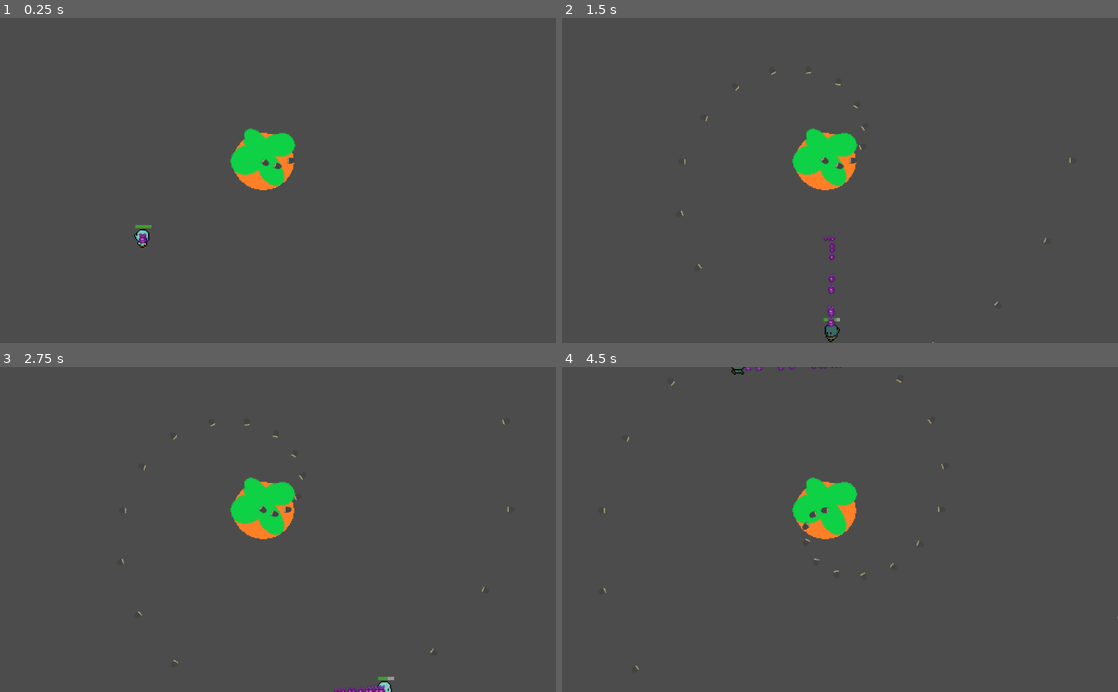
Above: before the commit, frames 1-4 (two rows, left to right).
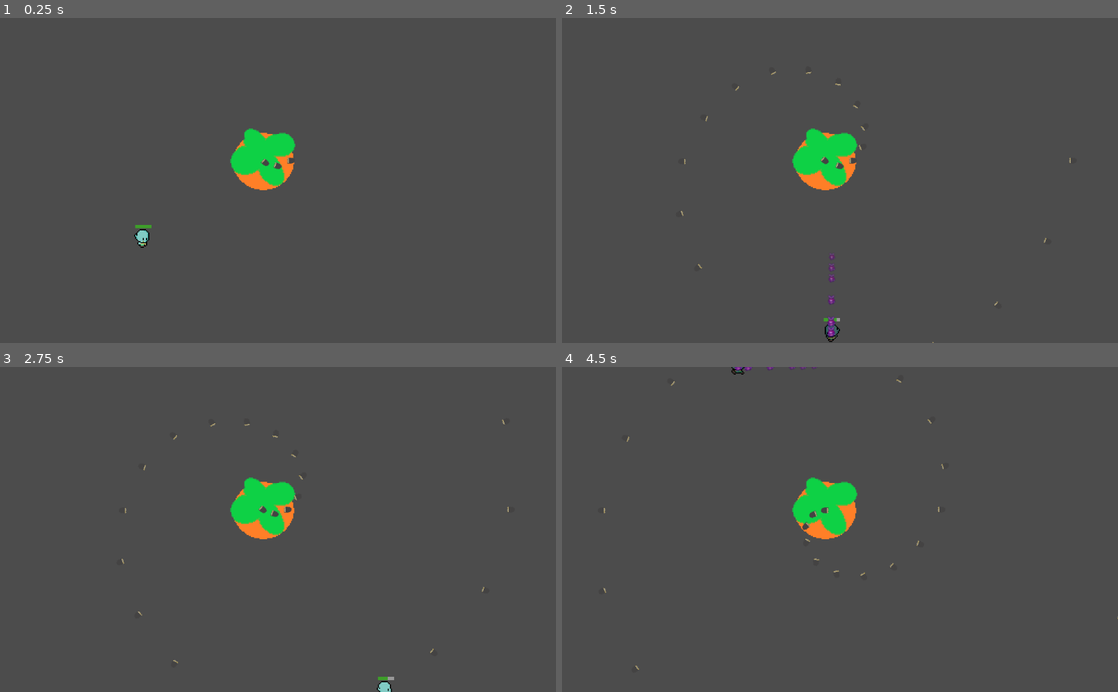
Above: after the commit, the same moments.

Repository: metcalf-putnam/bunny_v_carrot
Game: Godot game, scene res://root.tscn
Same seed, same stepped clock (60 frames per second), same inputs: the game is played once before the commit and once after it.
Inputs:
- Up to frame 1 (0.25 s): no input
- Up to frame 2 (1.5 s): hold Right (ui_right) 0.53-1.28 s; hold Shift (ui_dash) 0.53-1.28 s; hold Down (ui_down) from 1.28 s (still down); tap Shift (ui_dash) at 1.35 s
- Up to frame 3 (2.75 s): release Down (ui_down) at 2.03 s; hold Right (ui_right) from 2.03 s (still down); hold Shift (ui_dash) from 2.03 s (still down)
- Up to frame 4 (4.5 s): release Right (ui_right) at 2.78 s; release Shift (ui_dash) at 2.78 s; hold Up (ui_up) 2.78-3.53 s; tap Shift (ui_dash) at 2.85, 4.35 s; hold Shift (ui_dash) 3.53-4.28 s; hold Left (ui_left) from 3.53 s (still down)

The runs differ from the first frame. In frame 1, less than 0.1% of the frame differs, in the area x 24-27%, y 66-70%; in frame 2, 0.2%, in the area x 47-50%, y 67-99%; in frame 3, 0.1%; in frame 4, less than 0.1%.

Commit message:
dash trail tweaks

Diff:
--- a/player/player.gd
+++ b/player/player.gd
@@ -19,6 +19,7 @@
 
 
 func _ready():
+	$CPUParticles2D.emitting = false
 	animationState = $AnimationTree["parameters/playback"]
 	$HealthBar.value = health
 	screen_size = get_viewport_rect().size
@@ -52,7 +53,7 @@
 
 
 func dash():
-	# TODO: add trail effect
+	$CPUParticles2D.emitting = true
 	state = State.DASHING
 	$Sprite.modulate = dash_modulate
 	$Tween.interpolate_property(self, "speed",
@@ -60,6 +61,7 @@
 			Tween.TRANS_ELASTIC, Tween.EASE_IN)
 	$Tween.start()
 	yield($Tween, "tween_completed")
+	$CPUParticles2D.emitting = false
 	if state == State.INACTIVE:
 		return
 	state = State.ACTIVE
--- a/player/player.tscn
+++ b/player/player.tscn
@@ -304,6 +304,9 @@
 particles_anim_v_frames = 1
 particles_anim_loop = false
 
+[sub_resource type="Gradient" id=36]
+colors = PoolColorArray( 1, 1, 1, 1, 1, 1, 1, 0.0901961 )
+
 [node name="player" type="KinematicBody2D" groups=[
 "player",
 ]]
@@ -318,7 +321,7 @@
 texture = ExtResource( 2 )
 vframes = 8
 hframes = 6
-frame = 30
+frame = 12
 
 [node name="AnimationPlayer" type="AnimationPlayer" parent="."]
 anims/idle_left = SubResource( 2 )
@@ -380,6 +383,6 @@
 local_coords = false
 texture = ExtResource( 5 )
 gravity = Vector2( 0, 0 )
+color_ramp = SubResource( 36 )
 anim_speed = 1.0
-
 [connection signal="body_entered" from="Area2D" to="." method="_on_Area2D_body_entered"]
Not shown: 1 places in player/player.tscn that only renumber resources
